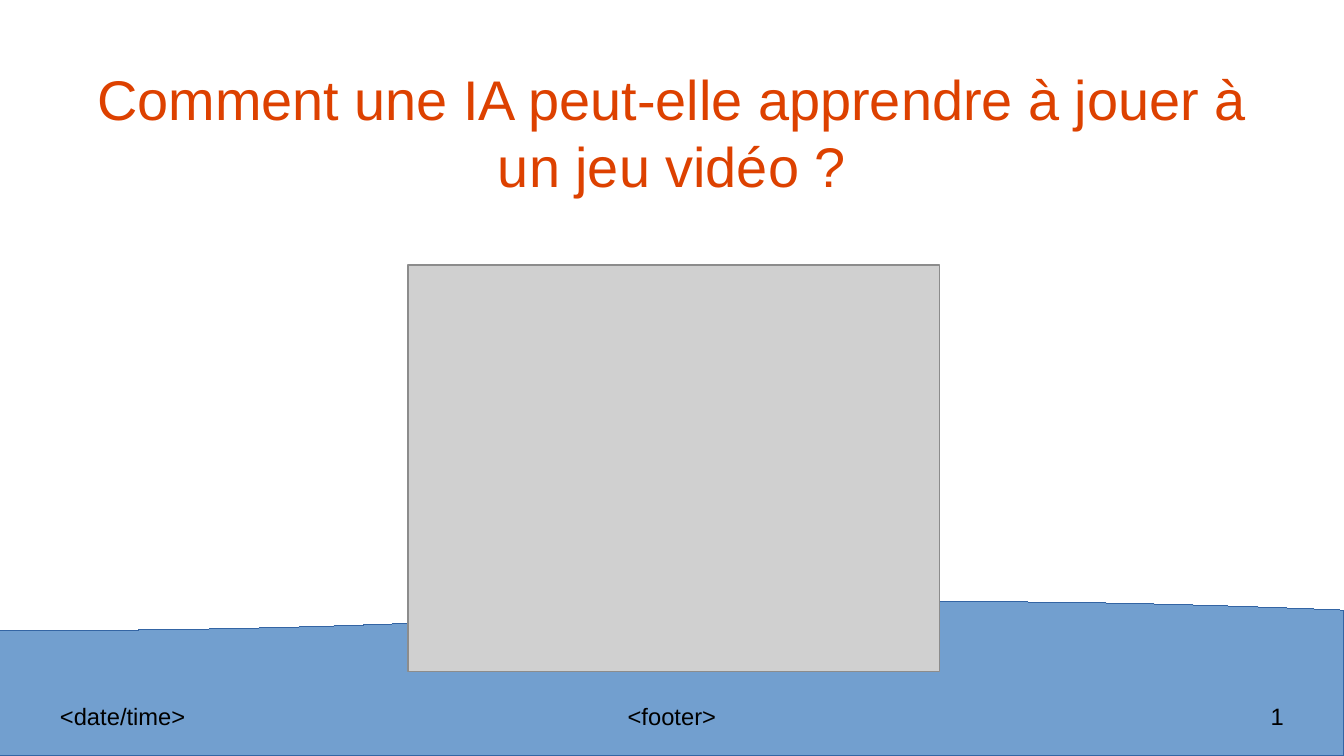
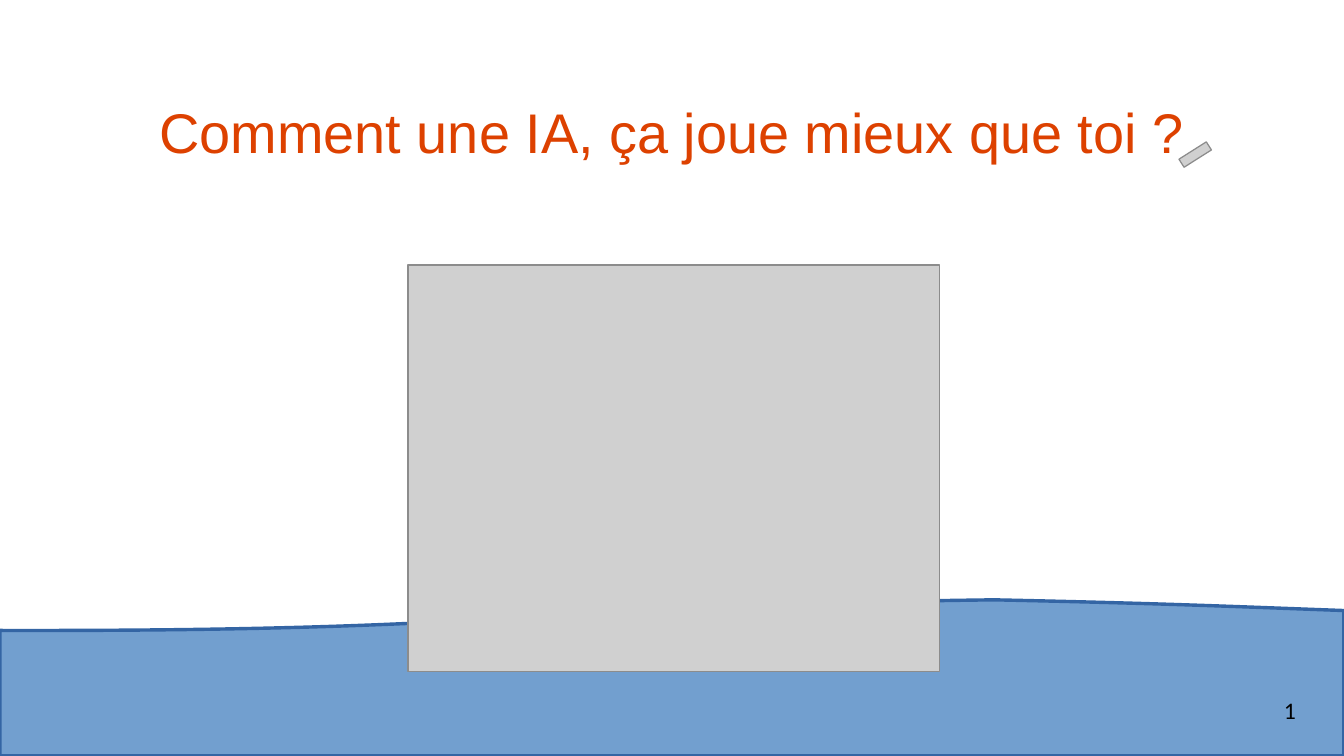
Before and after one commit to totobono4/NEAT_SML_Python, a slide deck: slide 1 of Presentation/Comment_Une_IA_Gagne_Aux_JV.odp. Drawn at 1344x756 pixels with LibreOffice and Linux fonts; fonts in the diff are those of the drawing; grey boxes stand for pictures. Boxes give left, top, right and bottom in pixels: in the first picture for what was removed or moved away, otherwise in the second. Text is boxed around its words. In the diff, an @@ line names an element or a change of style, - is before the commit and + after.

```diff
--- a/Presentation/Comment_Une_IA_Gagne_Aux_JV.odp
+++ b/Presentation/Comment_Une_IA_Gagne_Aux_JV.odp
@@ title at (159, 112, 1137, 163): text changed @@
-Comment une IA peut-elle apprendre à jouer à un jeu vidéo ?
+Comment une IA, ça joue mieux que toi ?
@@ picture added at (1179, 142, 1212, 168) @@
@@ flow chart document removed at (0, 600, 1344, 756) @@
@@ freeform shape added at (0, 600, 1344, 756), fill #729FCF, outline #3465A4 2.01 pt @@
@@ text removed at (60, 708, 185, 726) @@
-<date/time>
@@ text removed at (628, 708, 716, 726) @@
-<footer>
@@ page number at (1284, 703, 1296, 719): font Arial to Calibri @@
```
Also in this commit, not shown: 2 other slides changed, 2 other files.
